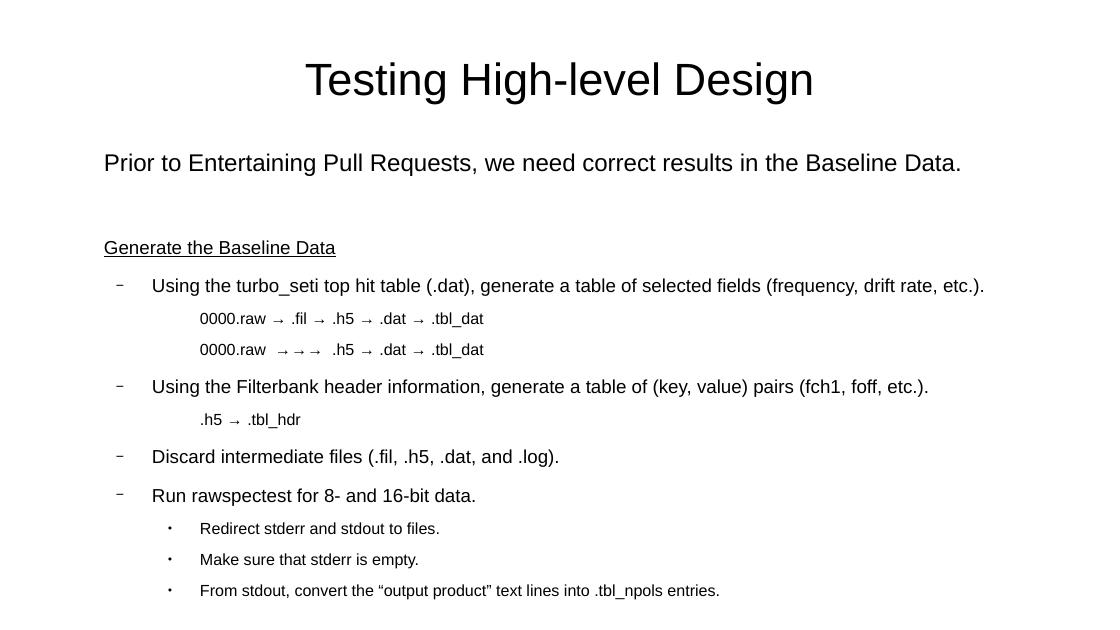
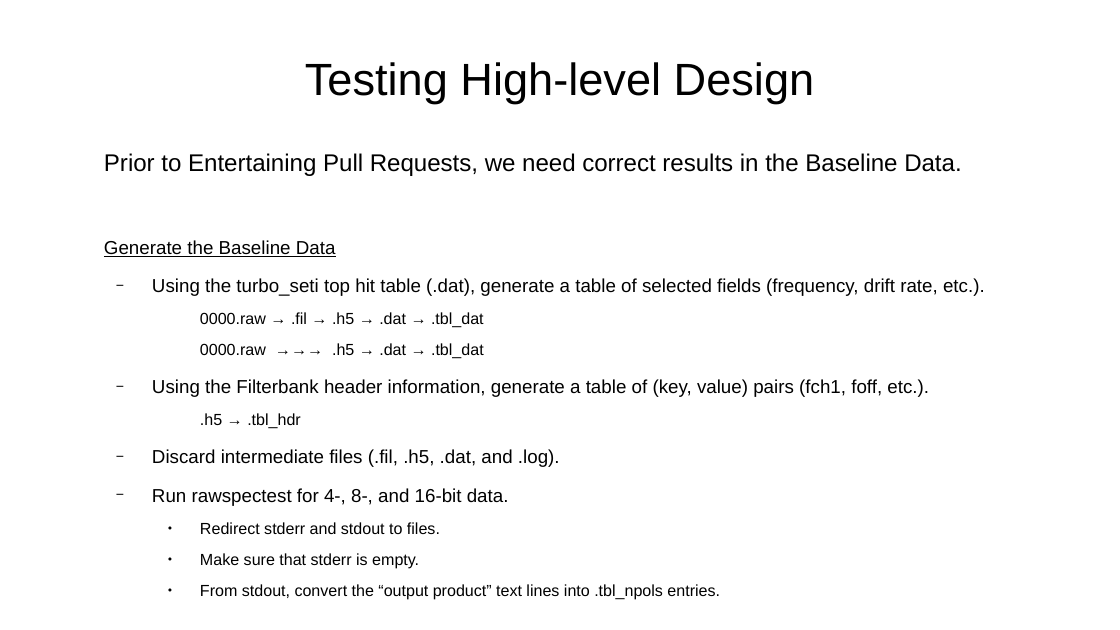
Before and after one commit to UCBerkeleySETI/rawspec_test, a slide deck: slide 4 of docs/testplan_v4.odp. Drawn at 1120x630 pixels with LibreOffice and Linux fonts; fonts in the diff are those of the drawing. Boxes give left, top, right and bottom in pixels: in the first picture for what was removed or moved away, otherwise in the second. Text is boxed around its words. In the diff, an @@ line names an element or a change of style, - is before the commit and + after.

```diff
--- a/docs/testplan_v4.odp
+++ b/docs/testplan_v4.odp
@@ text at <box>152,488,509,506</box>: text changed @@
-  − Run rawspectest for 8- and 16-bit data.
+  − Run rawspectest for 4-, 8-, and 16-bit data.
```
Also in this commit, not shown: 1 other file.
